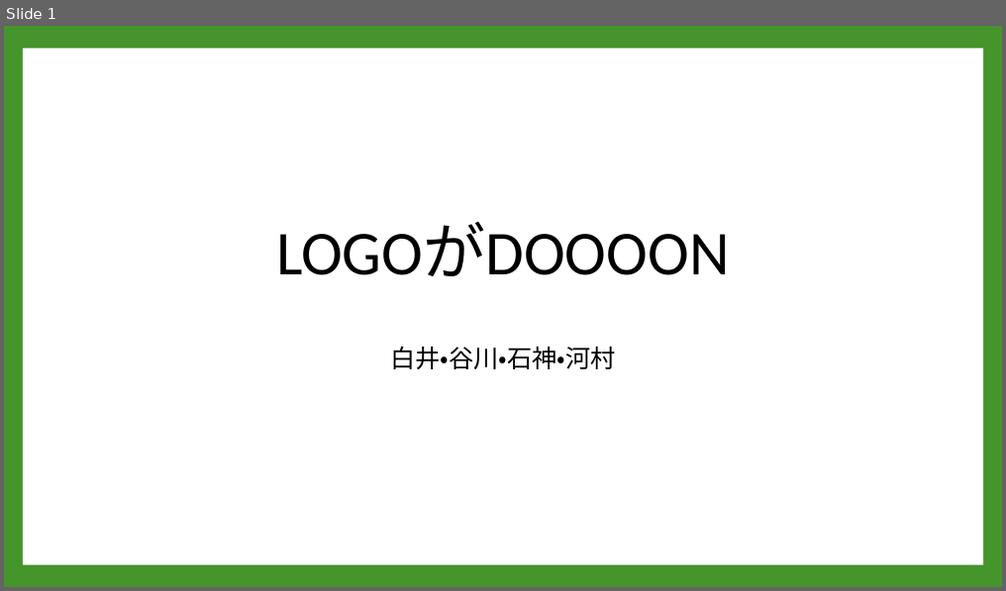
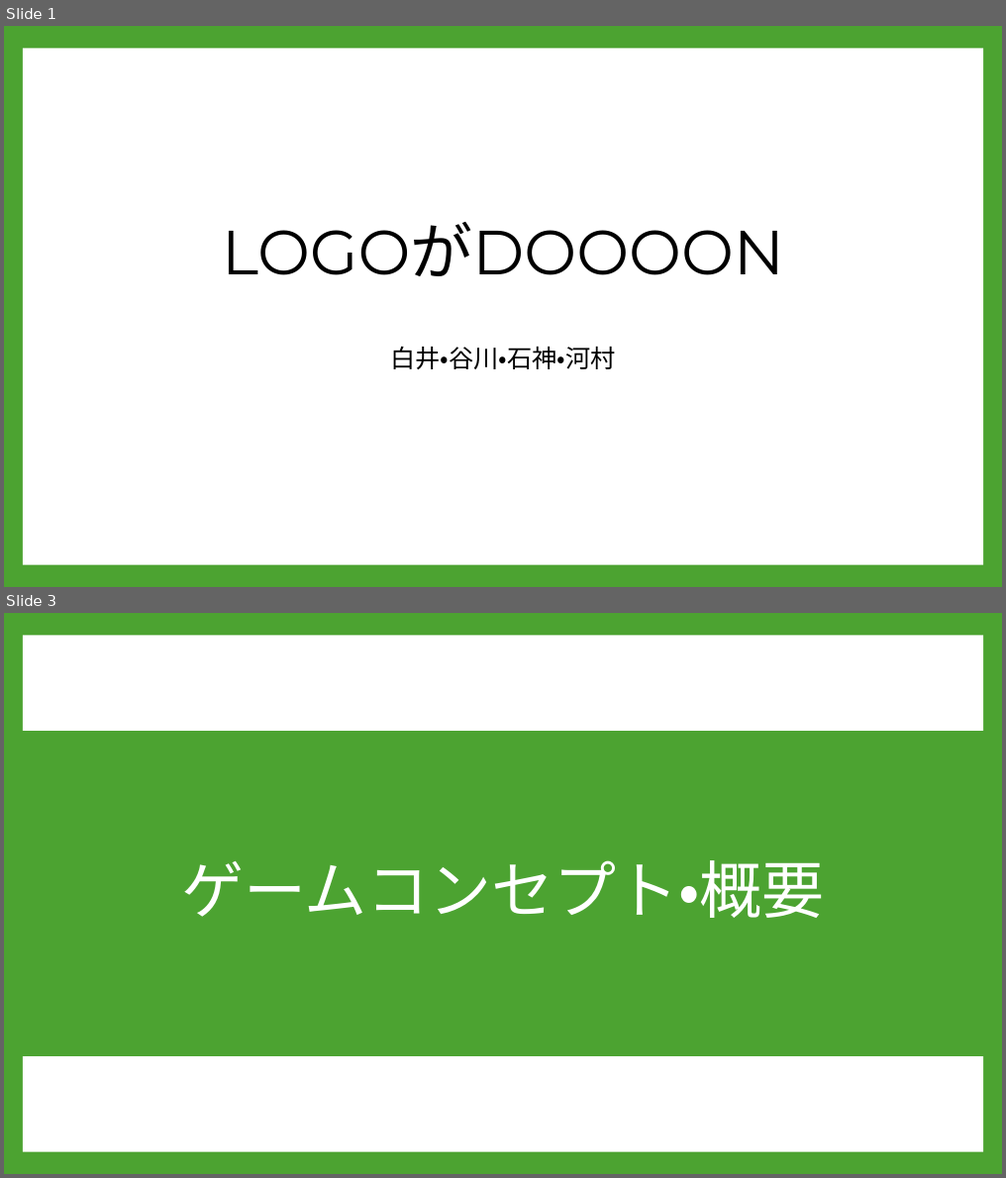
Before and after one commit to A23019/GC_A3_1, a slide deck: 企画/PowerPoint/企画案２.pptx. Shown one above the other, each under a label of ours: slide 1 before the commit, slides 1 and 3 after it; the slides between them are not shown. The pictures are 1006x591 and 1006x1178 pixels, drawn with LibreOffice and Linux fonts; fonts in the diff are those of the drawing; background and template pictures are left out. Boxes give left, top, right and bottom in pixels: in the first picture for what was removed or moved away, otherwise in the second. Text is boxed around its words. In the diff, an @@ line names an element or a change of style, - is before the commit and + after.

```diff
--- a/企画/PowerPoint/企画案２.pptx
+++ b/企画/PowerPoint/企画案２.pptx
@@ slide 3 added at [4,613,1002,1174], background #4CA331; not listed: 1 template element that a slide beside it also shows @@
@@ rectangle added at [4,731,1002,1057], fill #4CA331 @@
@@ title added at [181,861,825,918], 60 pt, text #FFFFFF @@
+ゲームコンセプト・概要
@@ slide 1 changed as well @@
@@ background #45942C to #4CA331 @@
@@ title "LOGOがDOOOON" at [222,222,784,276]: font Calibri to Montserrat @@
```
Also in this commit, not shown: 5 other slides changed, 10 other slides added, 1 slide removed, 4 other files.
